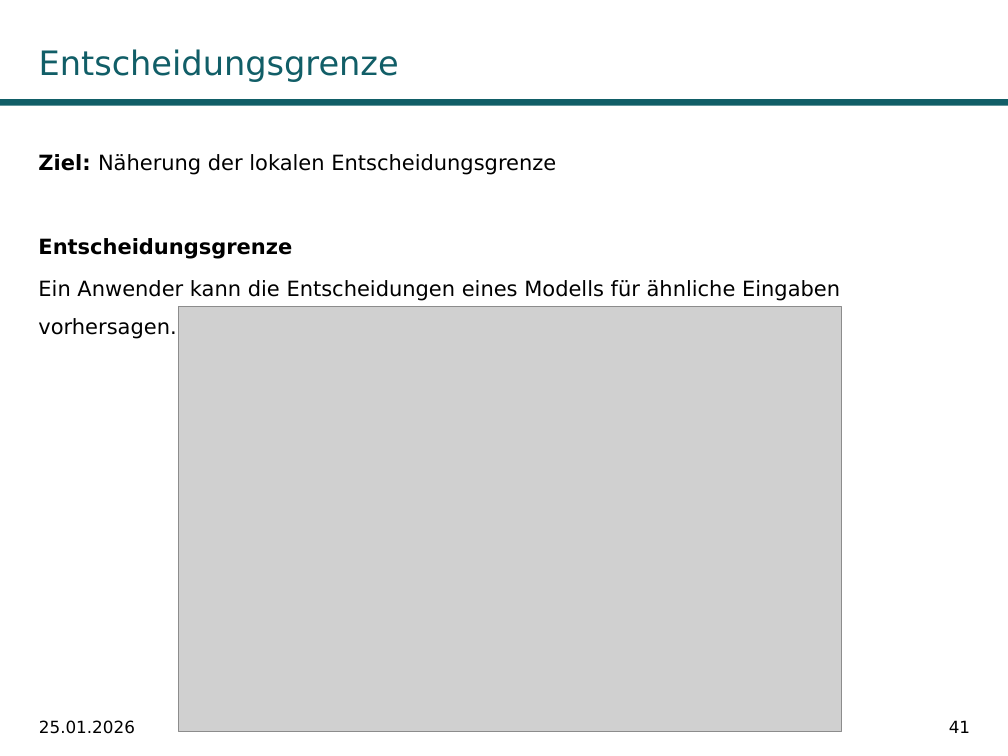
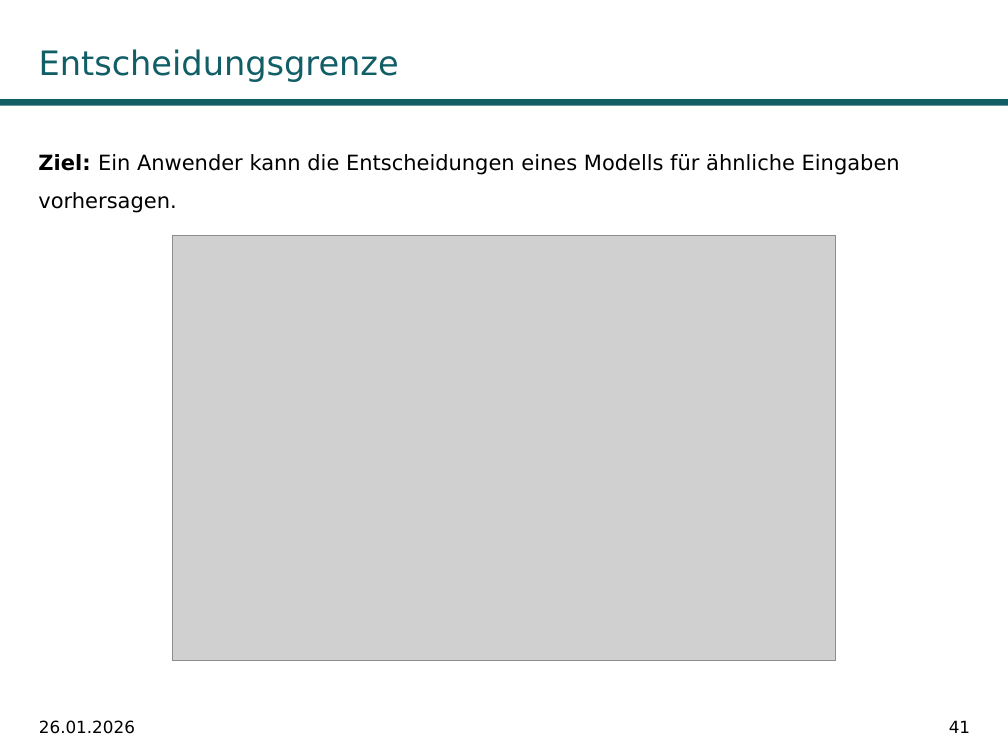
Before and after one commit to fabiw98/Seminar_DICE, a slide deck: slide 41 of Präsentation/PräsentationDiCE.pptx. Drawn at 1008x756 pixels with LibreOffice and Linux fonts; fonts in the diff are those of the drawing; grey boxes stand for pictures; background and template pictures are left out. Boxes give left, top, right and bottom in pixels: in the first picture for what was removed or moved away, otherwise in the second. Text is boxed around its words. In the diff, an @@ line names an element or a change of style, - is before the commit and + after.

Commit message:
asd

```diff
--- a/Präsentation/PräsentationDiCE.pptx
+++ b/Präsentation/PräsentationDiCE.pptx
@@ text at (x1=38, y1=154, x2=900, y2=213): text changed @@
-Ziel: Näherung der lokalen Entscheidungsgrenze
-Entscheidungsgrenze
-Ein Anwender kann die Entscheidungen eines Modells für ähnliche Eingaben vorhersagen.
+Ziel: Ein Anwender kann die Entscheidungen eines Modells für ähnliche Eingaben vorhersagen.
@@ picture moved from (x1=178, y1=306, x2=842, y2=732) to (x1=172, y1=235, x2=836, y2=660) @@
@@ text at (x1=39, y1=720, x2=135, y2=734): text changed @@
-25.01.2026
+26.01.2026
```
Also in this commit, not shown: 72 other slides changed, 3 slides added.
